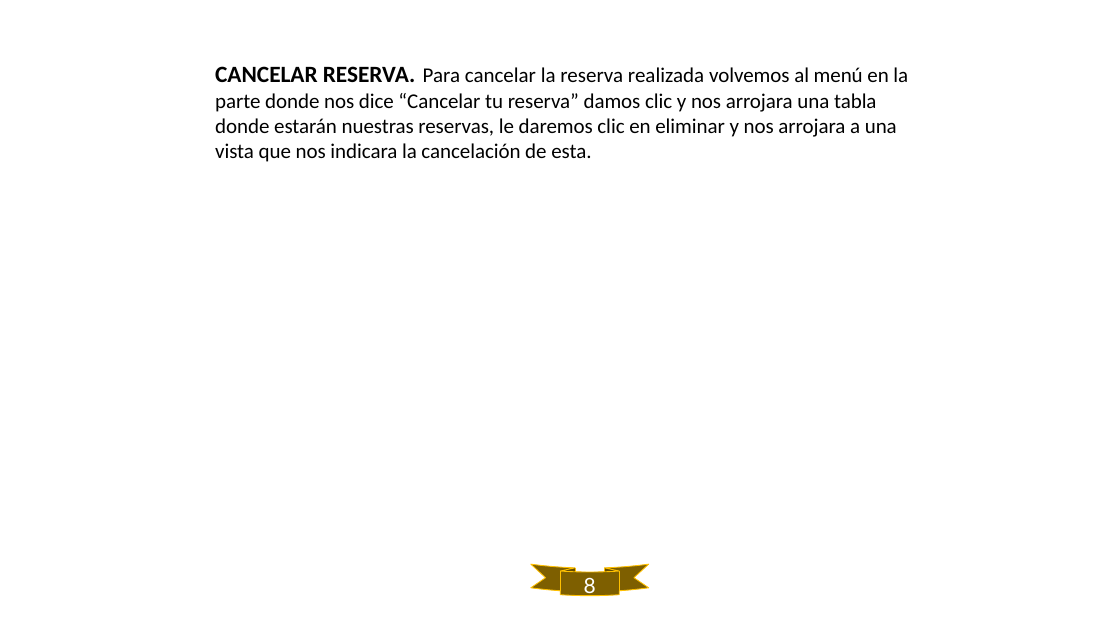
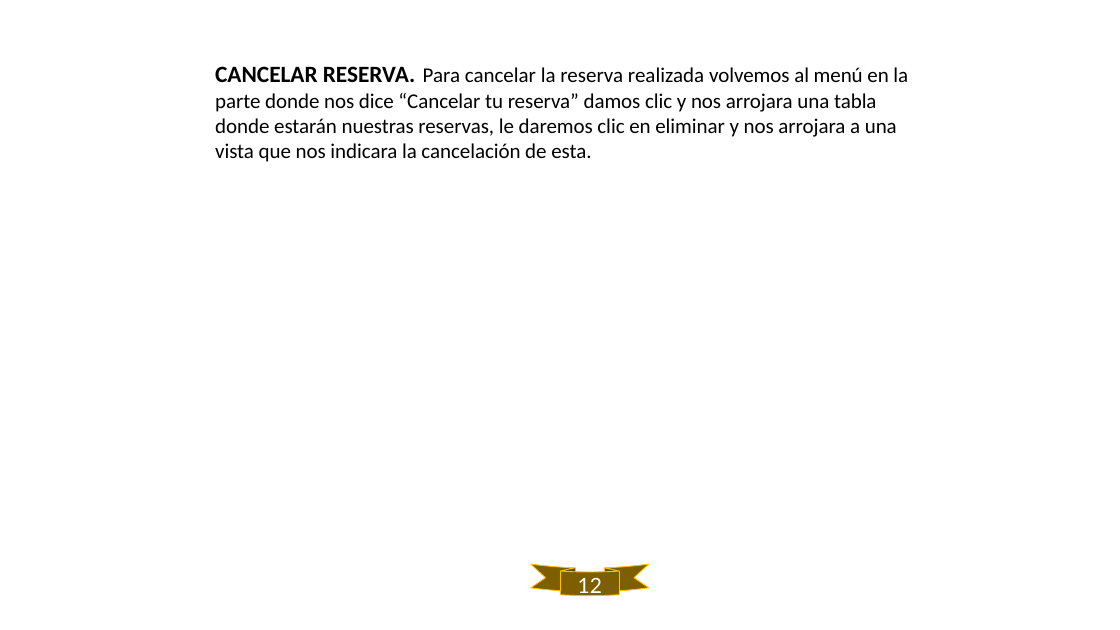
Before and after one commit to Nicolasgil06/CANCHEROS, a slide deck: slide 13 of assets/docs/Trimestre V/04_Manual_Usuario/cancheros manual usuario .pptx (slide 8 before the commit). Drawn at 1120x630 pixels with LibreOffice and Linux fonts; fonts in the diff are those of the drawing. Boxes give left, top, right and bottom in pixels: in the first picture for what was removed or moved away, otherwise in the second. Text is boxed around its words. In the diff, an @@ line names an element or a change of style, - is before the commit and + after.

```diff
--- a/assets/docs/Trimestre V/04_Manual_Usuario/cancheros manual usuario .pptx
+++ b/assets/docs/Trimestre V/04_Manual_Usuario/cancheros manual usuario .pptx
@@ text at [578,577,602,598]: text changed @@
-8
+12
```
Also in this commit, not shown: 5 other slides changed, 5 slides added.
